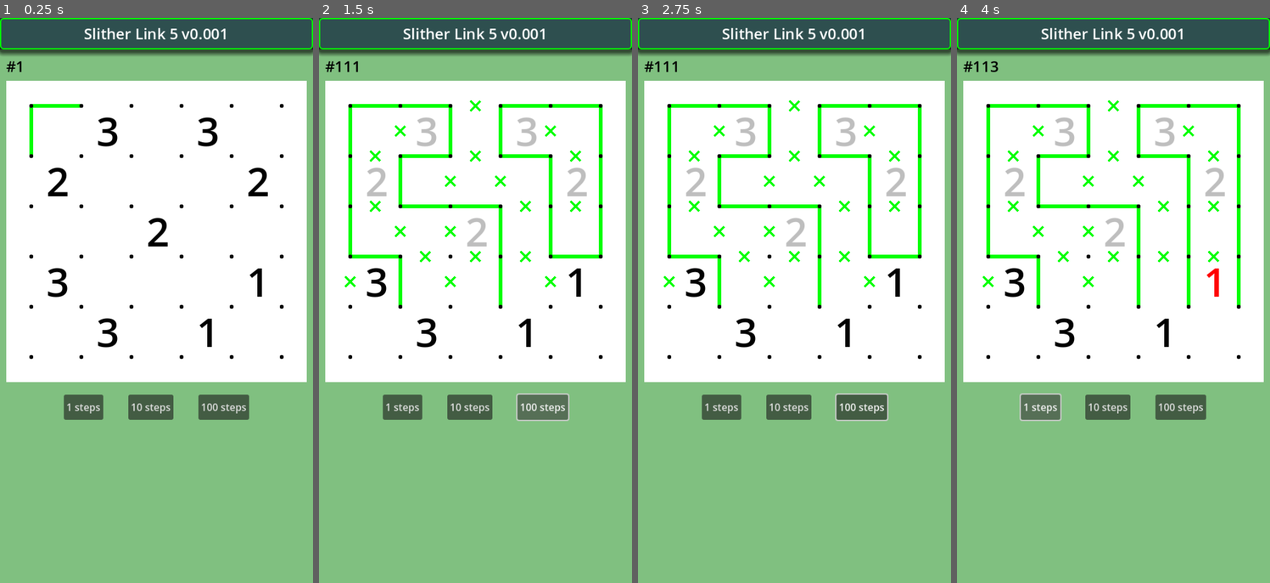
Above: before the commit, frames 1-4 (left to right).
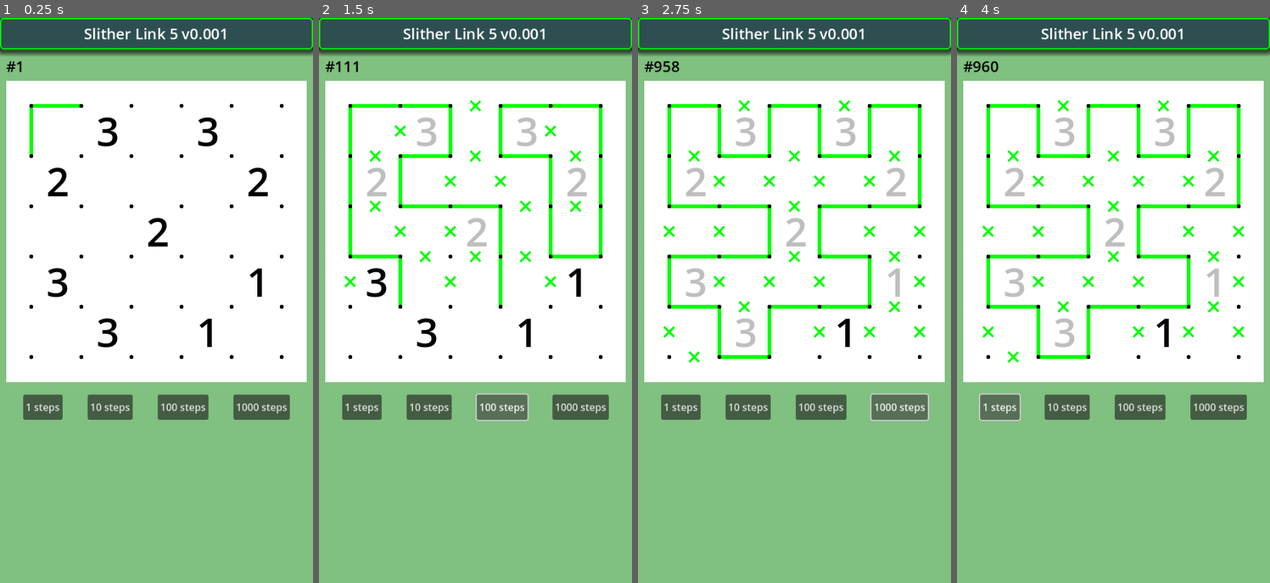
Above: after the commit, the same moments.

Repository: vivisuke/SlitherLink5
Game: Godot game, scene res://main.tscn
Two runs of this game, one before a commit and one after it. Both use one fixed random seed, a clock stepped at 60 frames per second and the inputs below.
Inputs (mouse positions are in pixels of both pictures, inside the frame that each line leads up to):
- Up to frame 1 (0.25 s): no input
- Up to frame 2 (1.5 s): click "10 steps" at 0.5 s; click "100 steps" at 1.25 s
- Up to frame 3 (2.75 s): click (900, 407) at 2 s, where only the run after the commit has a clickable "1000 steps"
- Up to frame 4 (4 s): click "1 steps" at 2.75 s; click "1 steps" at 3.5 s

The runs differ from the first frame. In frame 1, 3.1% of the frame differs, in the area x 7-93%, y 66-72%; in frame 2, 3.3%; in frame 3, 7.8%, in the area x 5-94%, y 7-72%; in frame 4, 7.6%.

Commit message:
0049 ◎ C 02/25 02/25 0.001│ToDo│1000 steps ボタン追加

Diff:
--- a/SlitherLink5/main.tscn
+++ b/SlitherLink5/main.tscn
@@ -70,6 +70,11 @@
 layout_mode = 2
 text = "100 steps"
 
+[node name="Button1000Steps" type="Button" parent="HBC"]
+layout_mode = 2
+text = "1000 steps"
+
 [connection signal="pressed" from="HBC/Button1Steps" to="." method="_on_button_1_steps_pressed"]
 [connection signal="pressed" from="HBC/Button10Steps" to="." method="_on_button_10_steps_pressed"]
 [connection signal="pressed" from="HBC/Button100Steps" to="." method="_on_button_100_steps_pressed"]
+[connection signal="pressed" from="HBC/Button1000Steps" to="." method="_on_button_1000_steps_pressed"]
--- a/SlitherLink5/scripts/main.gd
+++ b/SlitherLink5/scripts/main.gd
@@ -142,19 +142,17 @@
 	$NStepLabel.text = "#%d" % n_steps
 	$Board/Grid.queue_redraw()
 	update_num_color()
-func _on_button_10_steps_pressed():
-	for i in range(10):
+func do_n_steps(N):
+	for i in range(N):
 		bd.solve_FB()
 		n_steps += 1
 		if bd.solved || bd.failed: break
 	$NStepLabel.text = "#%d" % n_steps
 	$Board/Grid.queue_redraw()
 	update_num_color()
+func _on_button_10_steps_pressed():
+	do_n_steps(10)
 func _on_button_100_steps_pressed():
-	for i in range(100):
-		bd.solve_FB()
-		n_steps += 1
-		if bd.solved || bd.failed: break
-	$NStepLabel.text = "#%d" % n_steps
-	$Board/Grid.queue_redraw()
-	update_num_color()
+	do_n_steps(100)
+func _on_button_1000_steps_pressed():
+	do_n_steps(1000)
Not shown, changed: SlitherLink5.spr
